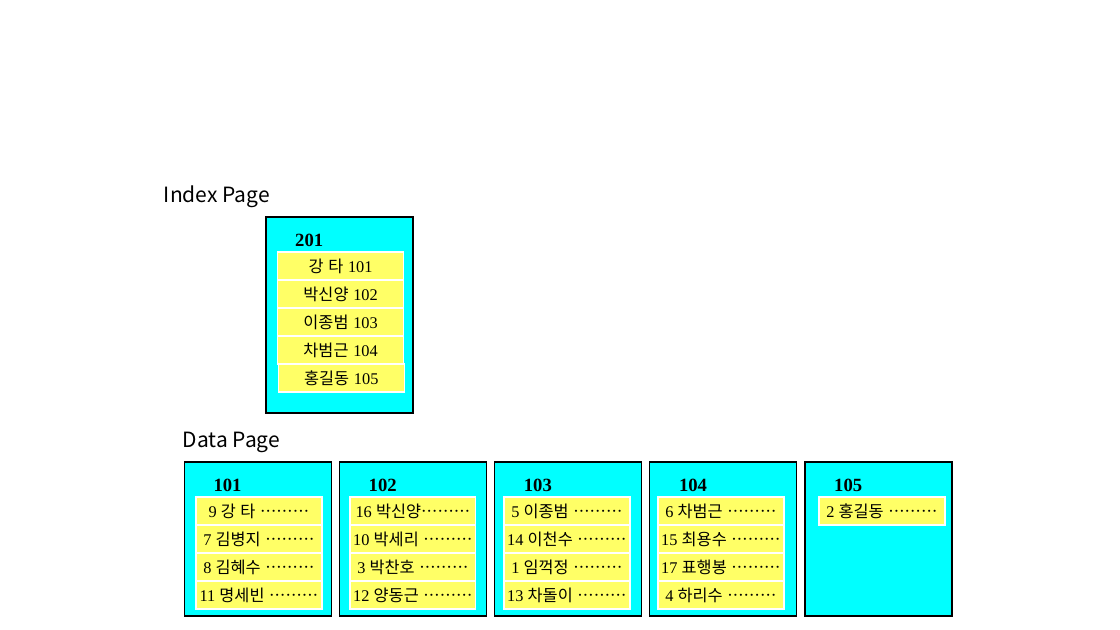
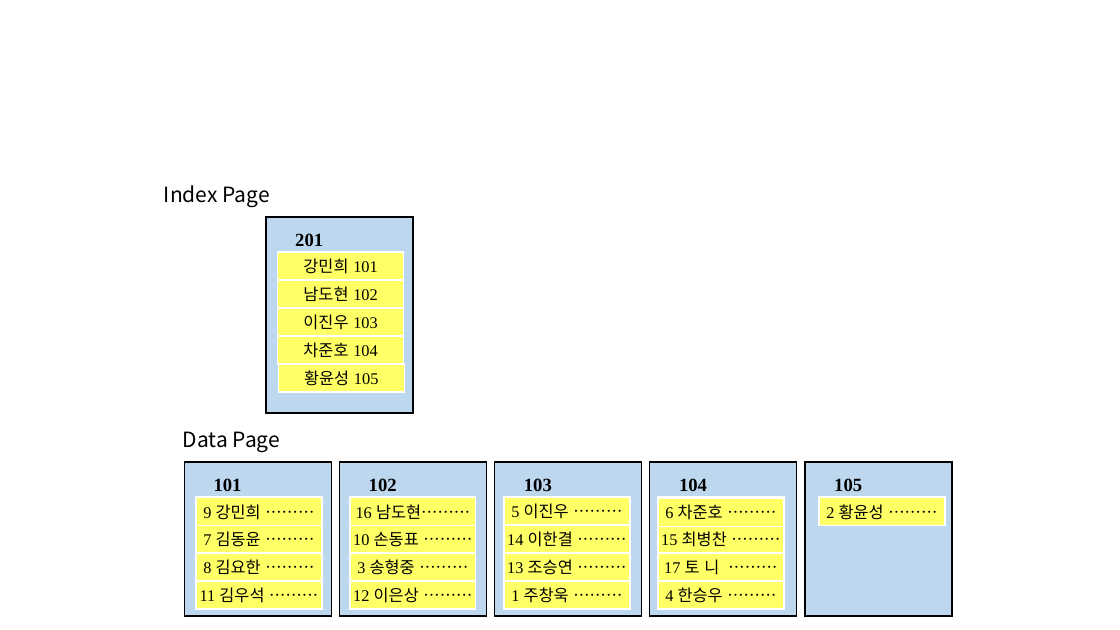
Before and after one commit to lhs501/2019DB, a slide deck: slide 11 of chapter 9.pptx. Drawn at 1120x630 pixels with LibreOffice and Linux fonts; fonts in the diff are those of the drawing. Boxes give left, top, right and bottom in pixels: in the first picture for what was removed or moved away, otherwise in the second. Text is boxed around its words. In the diff, an @@ line names an element or a change of style, - is before the commit and + after.

```diff
--- a/chapter 9.pptx
+++ b/chapter 9.pptx
@@ text in rectangle at (303,258,378,274): text changed @@
-강 타 101
+강민희 101
@@ text in rectangle at (303,286,378,301): text changed @@
-박신양 102
+남도현 102
@@ text in rectangle at (303,314,378,330): text changed @@
-이종범 103
+이진우 103
@@ text in rectangle at (303,342,378,358): text changed @@
-차범근 104
+차준호 104
@@ text in rectangle at (304,370,379,386): text changed @@
-홍길동 105
+황윤성 105
@@ fill #00FFFF to #BDD7EE in 6 elements at (266,217,413,413), (184,462,331,616), (339,462,486,616), (495,462,642,616), (650,462,797,616), (805,462,952,616) @@
@@ rectangle added at (196,497,322,525), fill #FFFF66, outline #FFFFFF 1 pt, 14 pt, text #000000 @@
+9 강민희 ………
@@ text in rectangle at (209,503,255,519): text changed @@
-9 강 타 ………
+9 강민희 ………
@@ rectangle added at (350,497,476,525), fill #FFFF66, outline #FFFFFF 1 pt, 14 pt, text #000000 @@
+16 남도현………
@@ text in rectangle at (356,503,470,519): text changed @@
-16 박신양………
+16 남도현………
@@ text in rectangle at (511,503,569,519): text changed @@
-5 이종범 ………
+5 이진우 ………
@@ rectangle added at (658,497,784,525), fill #FFFF66, outline #FFFFFF 1 pt, 14 pt, text #000000 @@
+6 차준호 ………
@@ text in rectangle at (665,503,723,519): text changed @@
-6 차범근 ………
+6 차준호 ………
@@ rectangle added at (819,497,945,525), fill #FFFF66, outline #FFFFFF 1 pt, 14 pt, text #000000 @@
+2 황윤성 ………
@@ text in rectangle at (826,503,884,519): text changed @@
-2 홍길동 ………
+2 황윤성 ………
@@ text in rectangle at (203,531,261,547): text changed @@
-7 김병지 ………
+7 김동윤 ………
@@ text in rectangle at (353,532,419,547): text changed @@
-10 박세리 ………
+10 손동표 ………
@@ text in rectangle at (507,531,573,547): text changed @@
-14 이천수 ………
+14 이한결 ………
@@ text in rectangle at (661,531,727,547): text changed @@
-15 최용수 ………
+15 최병찬 ………
@@ text in rectangle at (203,559,261,574): text changed @@
-8 김혜수 ………
+8 김요한 ………
@@ text in rectangle at (357,559,415,575): text changed @@
-3 박찬호 ………
+3 송형중 ………
@@ text in rectangle at (507,559,573,575): text changed @@
-1 임꺽정 ………
+13 조승연 ………
@@ text in rectangle at (664,559,719,575): text changed @@
-17 표행봉 ………
+17 토 니 ………
@@ text in rectangle at (200,587,264,603): text changed @@
-11 명세빈 ………
+11 김우석 ………
@@ text in rectangle at (353,587,419,603): text changed @@
-12 양동근 ………
+12 이은상 ………
@@ text in rectangle at (511,587,569,603): text changed @@
-13 차돌이 ………
+1 주창욱 ………
@@ text in rectangle at (665,587,723,603): text changed @@
-4 하리수 ………
+4 한승우 ………
```
Also in this commit, not shown: 6 other slides changed.
